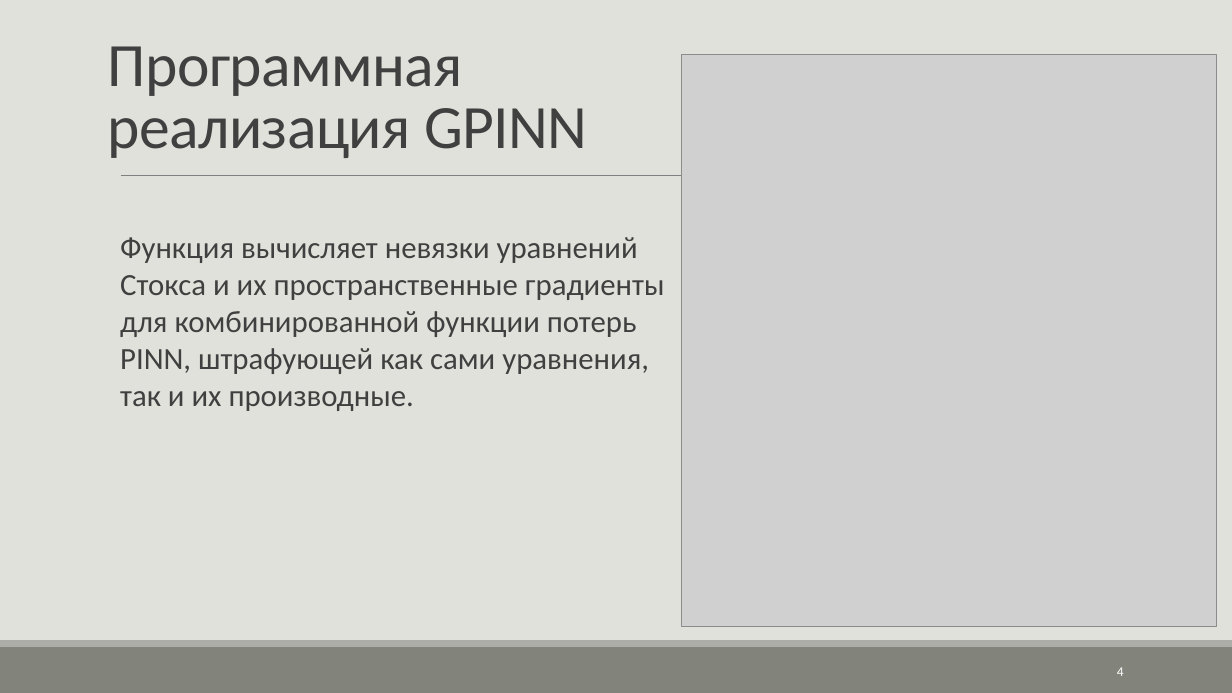
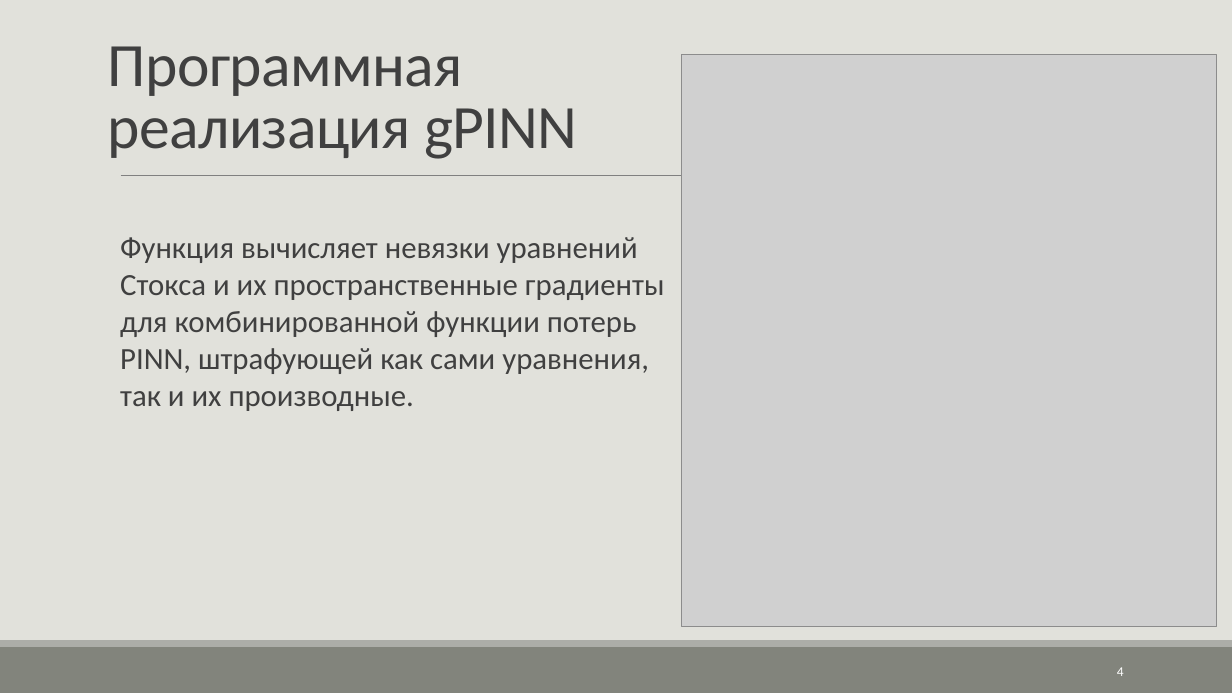
Before and after one commit to Kendorex/Navier_Stoces, a slide deck: slide 4 of Navier-Stokes.pptx. Drawn at 1232x693 pixels with LibreOffice and Linux fonts; fonts in the diff are those of the drawing; grey boxes stand for pictures. Boxes give left, top, right and bottom in pixels: in the first picture for what was removed or moved away, otherwise in the second. Text is boxed around its words. In the diff, an @@ line names an element or a change of style, - is before the commit and + after.

```diff
--- a/Navier-Stokes.pptx
+++ b/Navier-Stokes.pptx
@@ title at bbox=[108, 46, 577, 159]: text changed @@
-Программная реализация GPINN
+Программная реализация gPINN
```
Also in this commit, not shown: 4 other slides changed.
